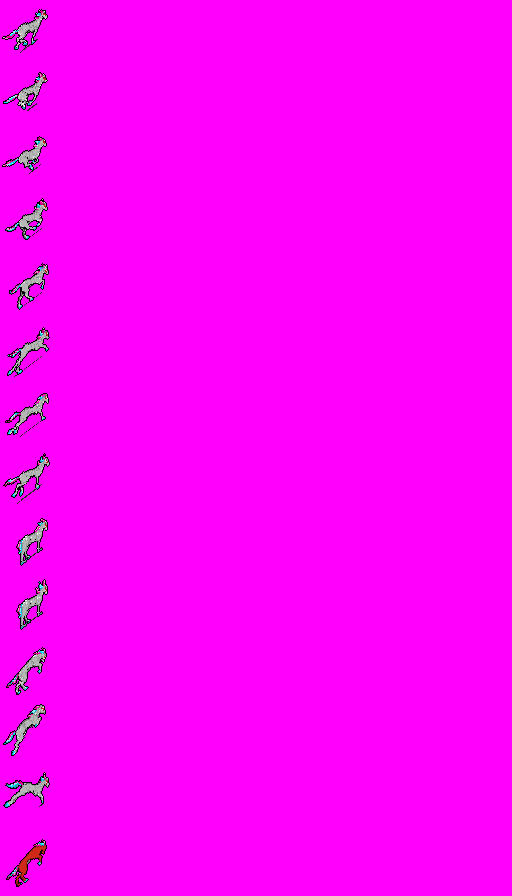
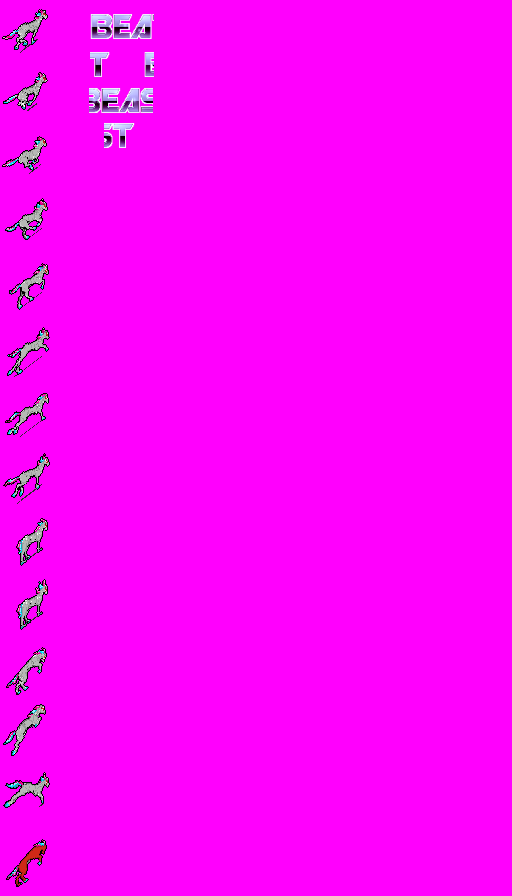
Two versions of the same layered image (512x896). Layer-by-layer changes:
added layer "start_logo4" above "start_logo3" over (104, 122, 135, 149)
added layer "start_logo3" above "start_logo2" over (89, 87, 153, 114)
added layer "start_logo2" above "start_logo1" over (90, 51, 154, 78)
added layer "start_logo1" above "start_3dhorse" over (90, 13, 154, 40)
